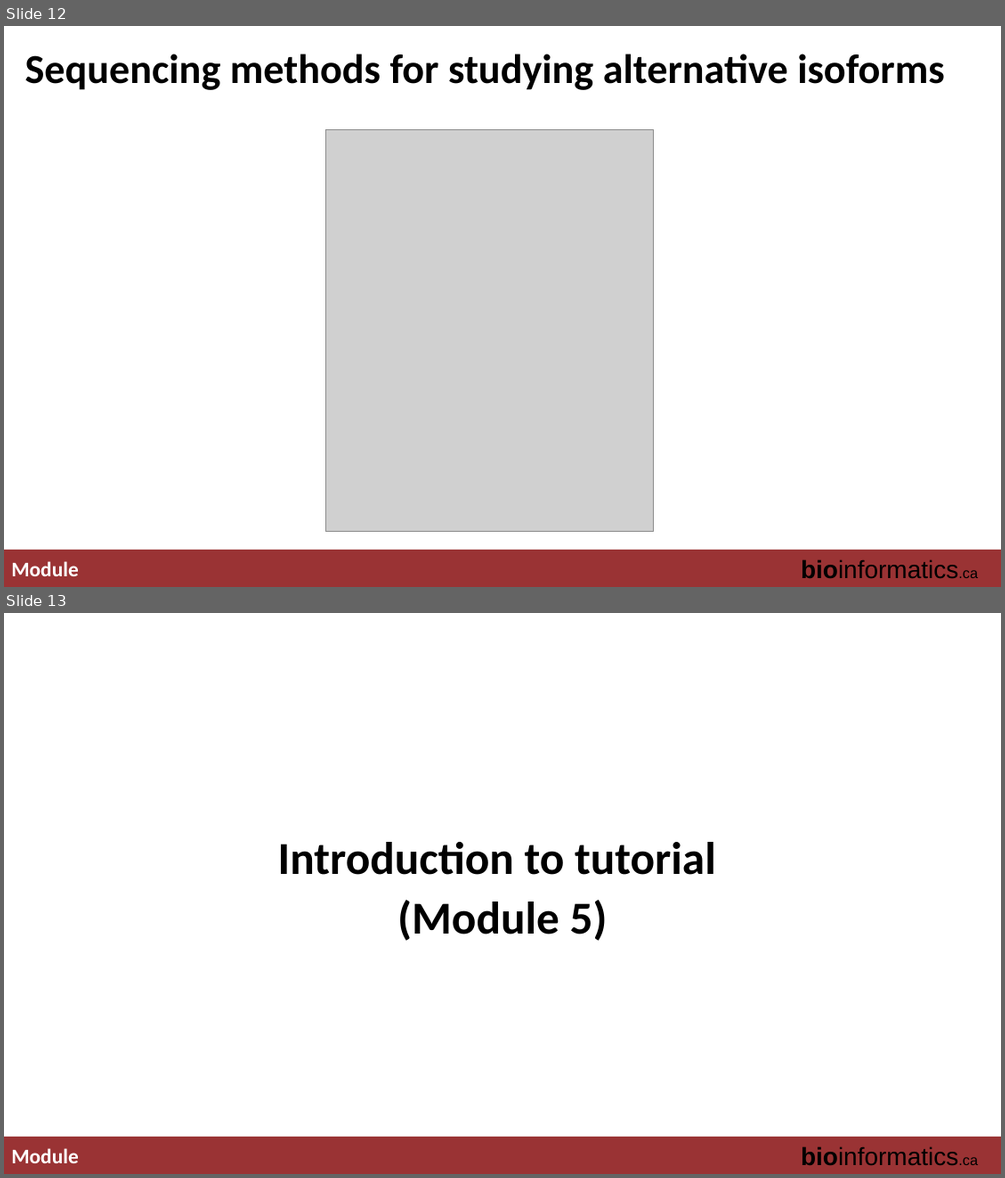
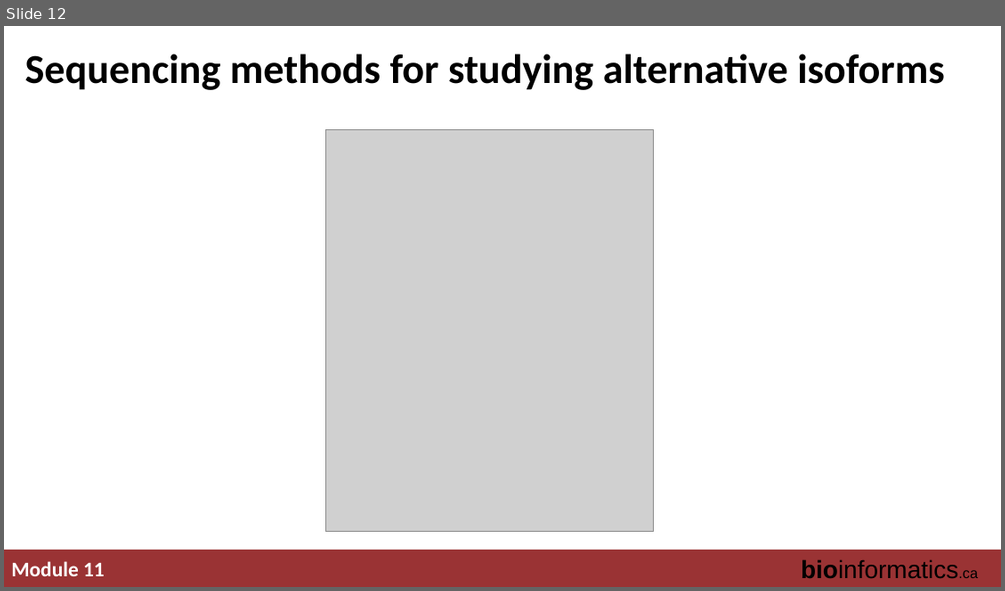
Before and after one commit to griffithlab/rnabio.org, a slide deck: assets/lectures/cbw-cshl/2019/full/RNASeq_Module5_Lecture.pptx. Shown one above the other, each under a label of ours: slides 12 and 13 before the commit, slide 12 after it. The pictures are 1005x1178 and 1005x591 pixels, drawn with LibreOffice and Linux fonts; fonts in the diff are those of the drawing; grey boxes stand for pictures. Boxes give left, top, right and bottom in pixels: in the first picture for what was removed or moved away, otherwise in the second. Text is boxed around its words. In the diff, an @@ line names an element or a change of style, - is before the commit and + after.

Commit message:
update module numbers

```diff
--- a/assets/lectures/cbw-cshl/2019/full/RNASeq_Module5_Lecture.pptx
+++ b/assets/lectures/cbw-cshl/2019/full/RNASeq_Module5_Lecture.pptx
@@ slide 13 removed at [4, 613, 1001, 1174], background #FFFFFF; not listed: 3 template elements that a slide beside it also shows @@
@@ text removed at [278, 842, 716, 941] @@
-Introduction to tutorial
-(Module 5)
@@ slide 12 changed as well @@
@@ text at [11, 561, 105, 576]: text changed @@
-Module
+Module 11
```
Also in this commit, not shown: 13 other slides changed, 4 other files.
